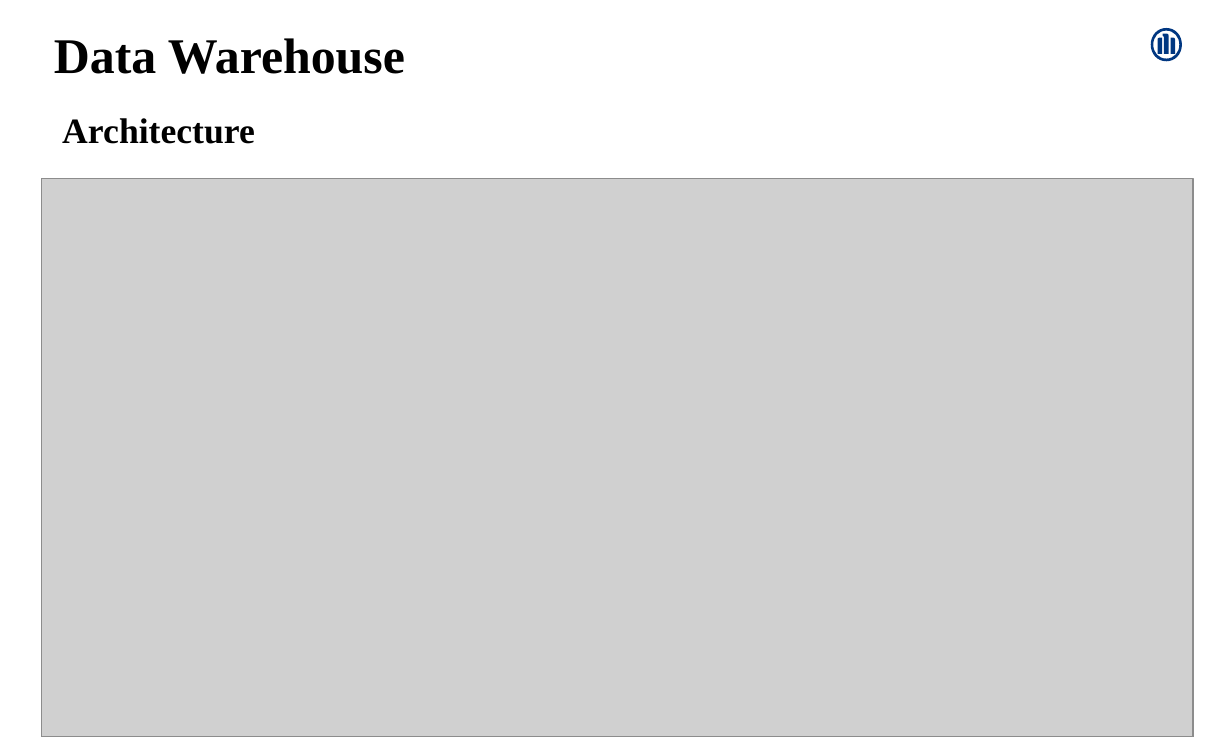
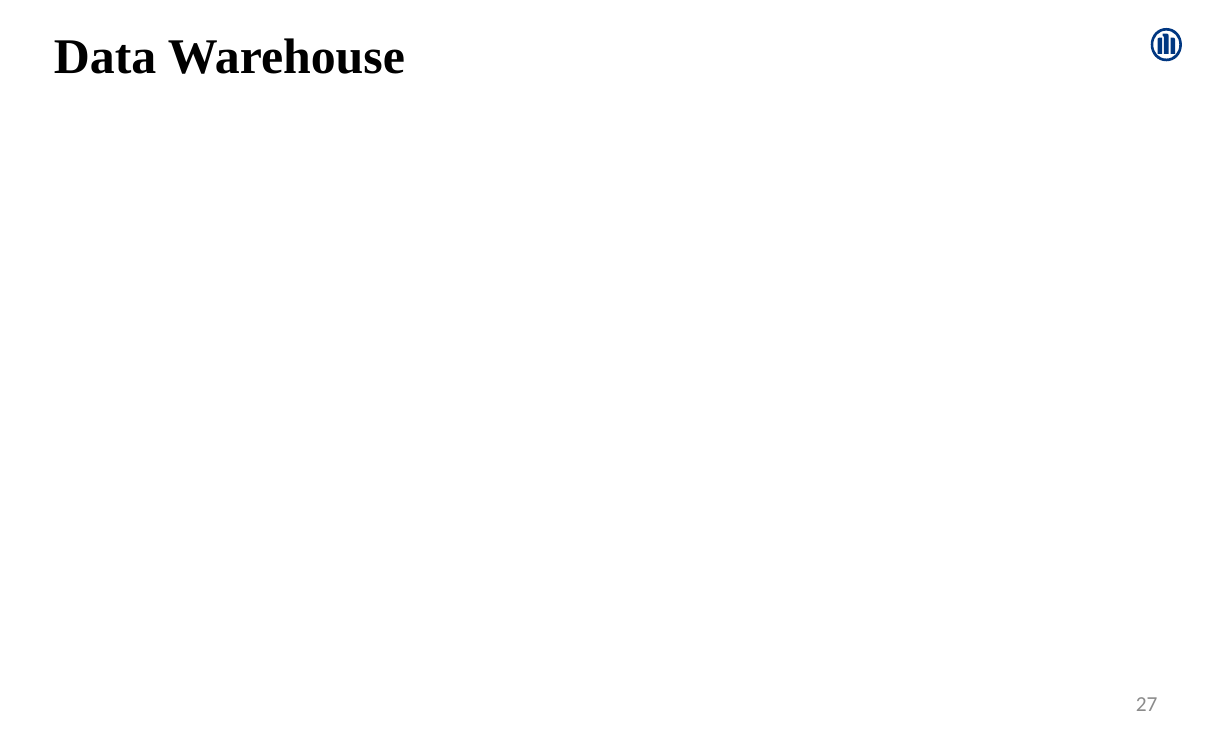
Before and after one commit to Amrutha-Mohan/UpdatedProjects, a slide deck: slide 27 of AmruthaMohan.pptx. Drawn at 1232x737 pixels with LibreOffice and Linux fonts; fonts in the diff are those of the drawing; grey boxes stand for pictures; background and template pictures are left out. Boxes give left, top, right and bottom in pixels: in the first picture for what was removed or moved away, otherwise in the second. Text is boxed around its words. In the diff, an @@ line names an element or a change of style, - is before the commit and + after.

```diff
--- a/AmruthaMohan.pptx
+++ b/AmruthaMohan.pptx
@@ text removed at (62, 118, 255, 144) @@
-Architecture
@@ picture removed at (41, 179, 1192, 737) @@
@@ page number added at (1136, 697, 1158, 711), 12 pt, text #8C8C8C @@
+27
```
Also in this commit, not shown: 3 other slides changed, 8 slides added, 1 slide removed.
